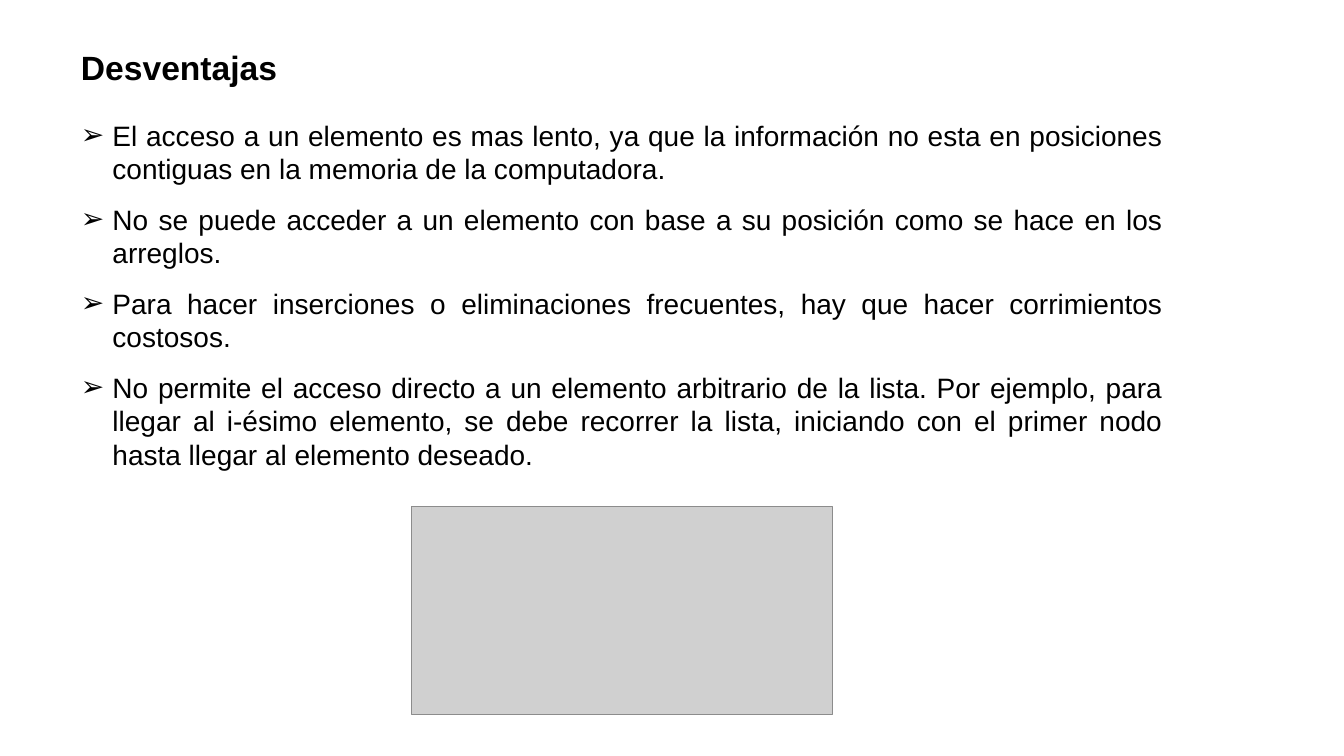
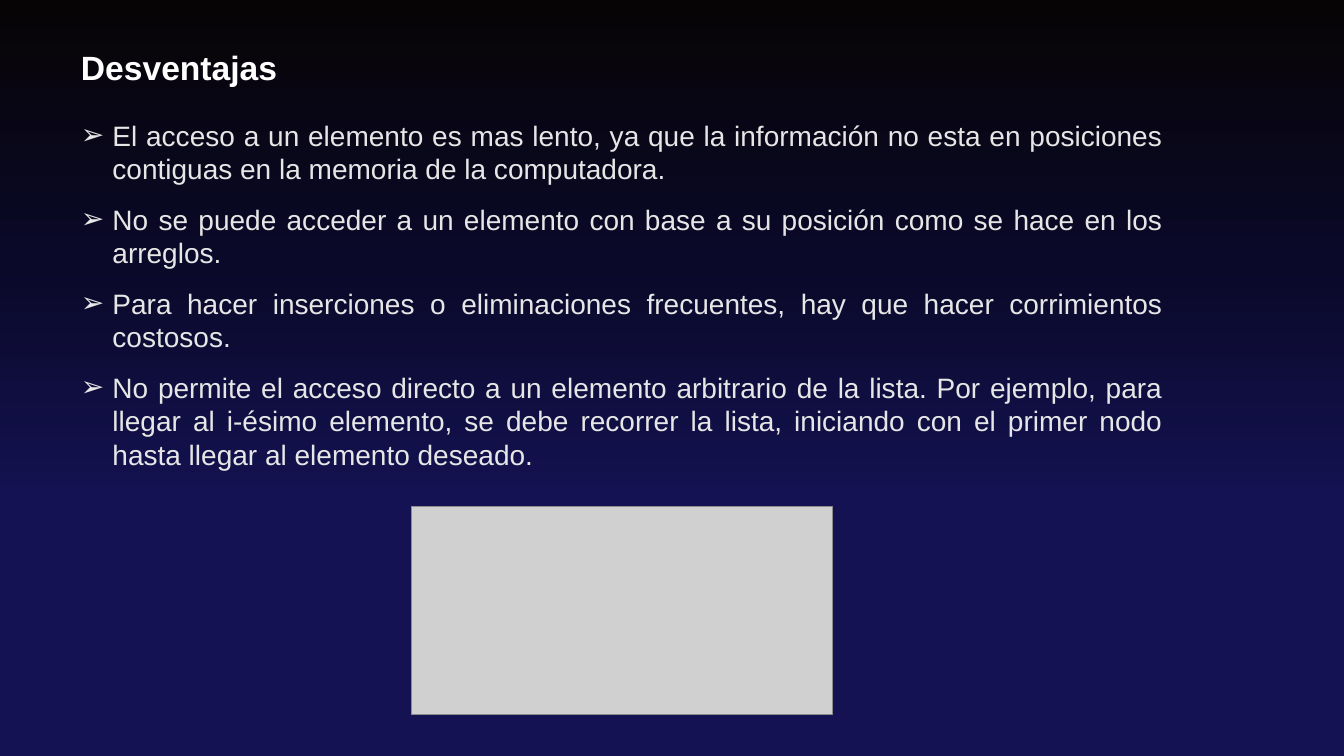
Before and after one commit to 987-Ismael-Romero/Listas, a slide deck: slide 5 of Expo/Expo_Listas.pptx. Drawn at 1344x756 pixels with LibreOffice and Linux fonts; fonts in the diff are those of the drawing; grey boxes stand for pictures. Boxes give left, top, right and bottom in pixels: in the first picture for what was removed or moved away, otherwise in the second. Text is boxed around its words. In the diff, an @@ line names an element or a change of style, - is before the commit and + after.

```diff
--- a/Expo/Expo_Listas.pptx
+++ b/Expo/Expo_Listas.pptx
@@ background #FFFFFF to gradient #070405 to #0A0929 to #141252 @@
@@ text "Desventajas" at [81,55,277,87]: text colour #000000 to #FFFFFF @@
@@ text "El acceso a un elemento ..." at [112,125,1162,470]: text colour #000000 to #E7E6E6 @@
```
Also in this commit, not shown: 1 other slide changed.
